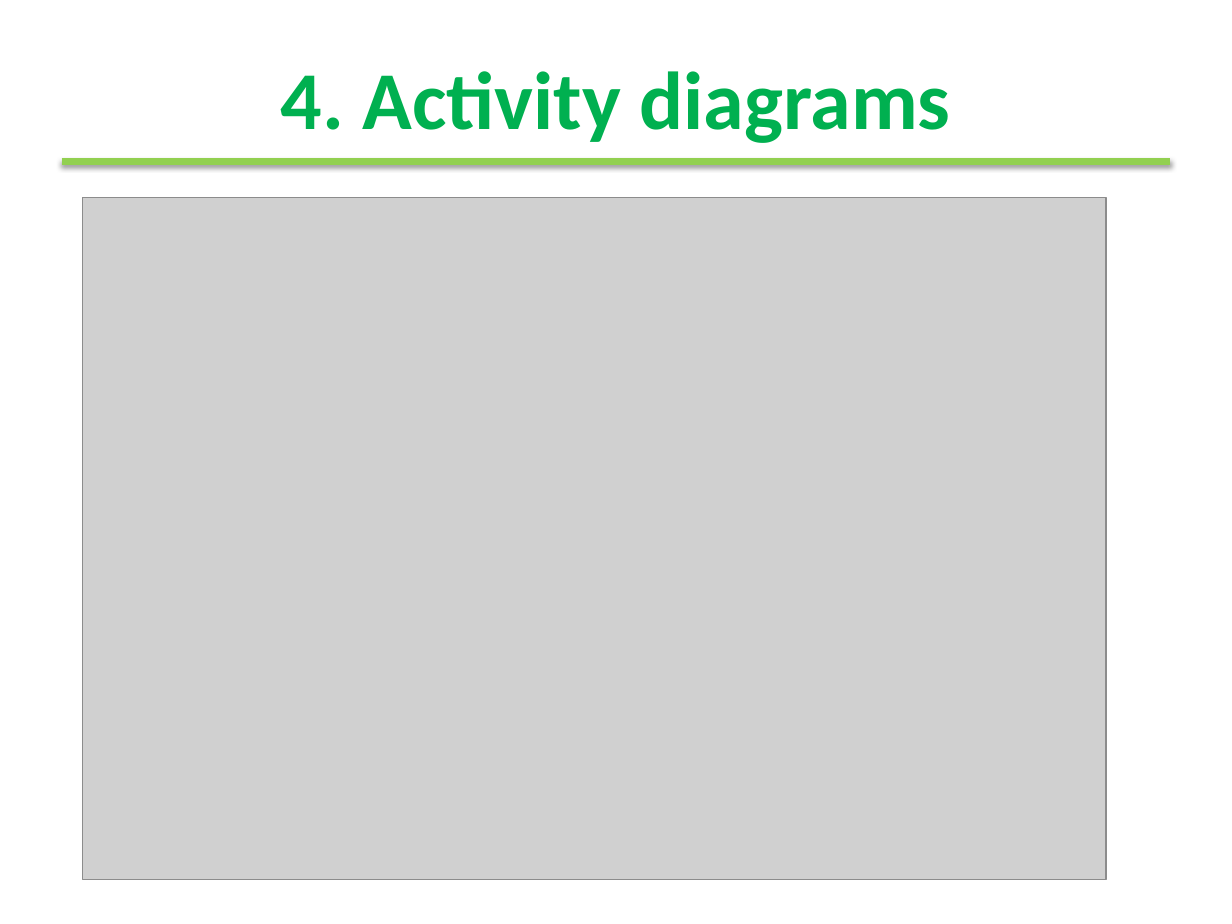
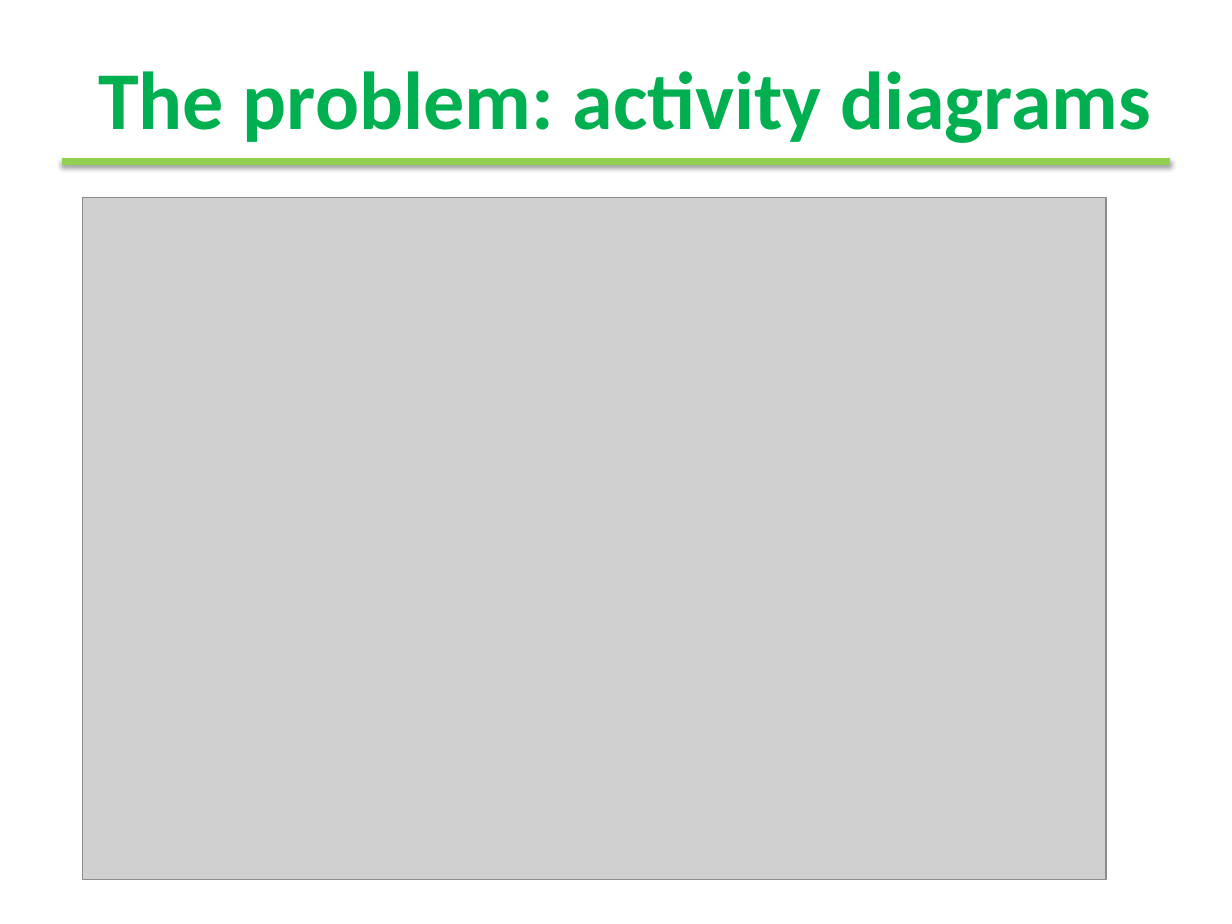
Before and after one commit to moussaamrani/IoTDSL, a slide deck: slide 6 of wiki/Talks/Presentation.pptx (slide 7 before the commit). Drawn at 1232x924 pixels with LibreOffice and Linux fonts; fonts in the diff are those of the drawing; grey boxes stand for pictures; background and template pictures are left out. Boxes give left, top, right and bottom in pixels: in the first picture for what was removed or moved away, otherwise in the second. Text is boxed around its words. In the diff, an @@ line names an element or a change of style, - is before the commit and + after.

```diff
--- a/wiki/Talks/Presentation.pptx
+++ b/wiki/Talks/Presentation.pptx
@@ title at <box>98,71,1151,143</box>: text changed @@
-4. Activity diagrams
+The problem: activity diagrams
```
Also in this commit, not shown: 3 other slides changed, 6 slides added, 5 slides removed.
